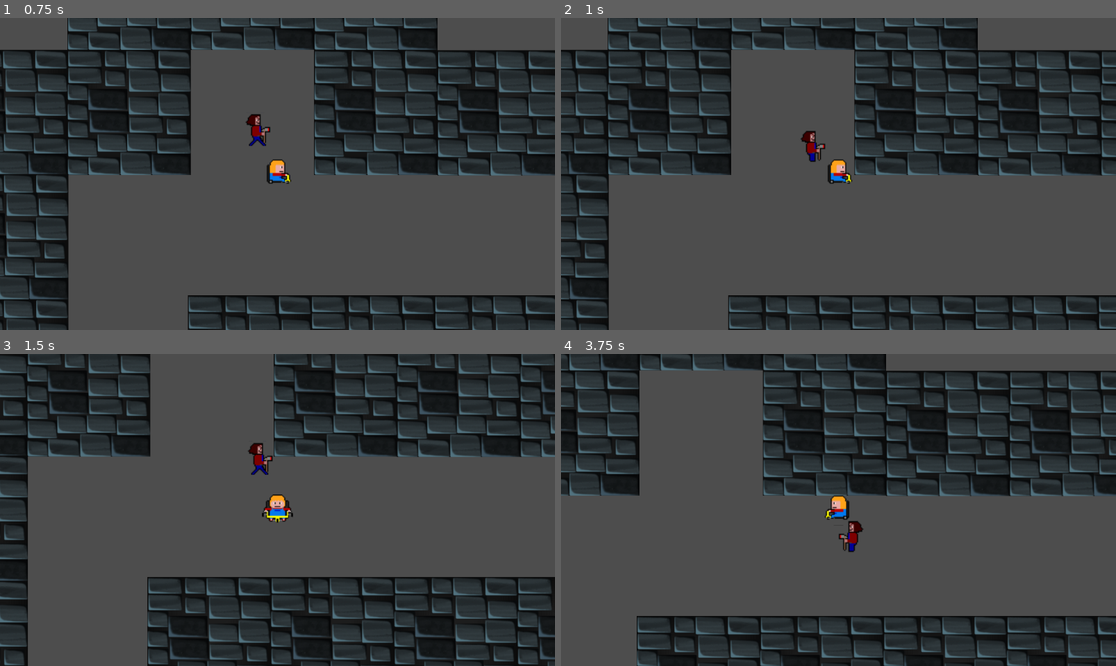
Above: before the commit, frames 1-4 (two rows, left to right).
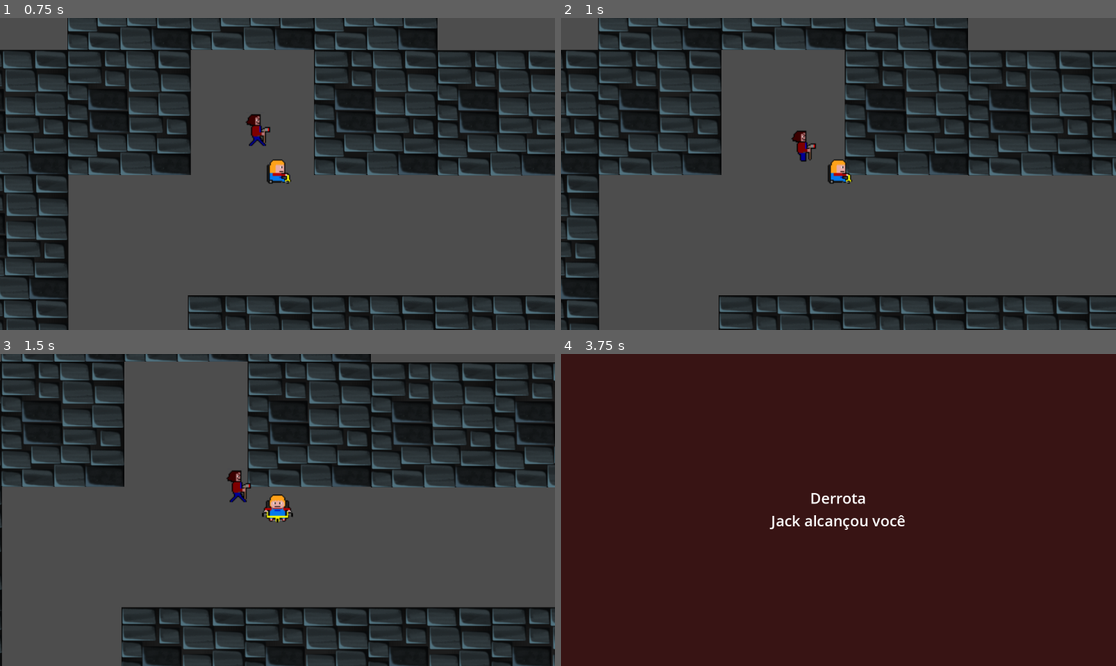
Above: after the commit, the same moments.

Repository: Balejante/Overlook
Game: Godot game, scene res://Game/Game.tscn
The game is run twice, just before and just after one commit, with the same random seed, the same clock (stepped at 60 frames per second) and the same inputs.
Inputs:
- Up to frame 1 (0.75 s): tap Enter (ui_accept) at 0.5 s; hold Right (right) from 0.53 s (still down)
- Up to frame 2 (1 s): keep holding Right (right); tap Enter (ui_accept) at 0.77 s
- Up to frame 3 (1.5 s): release Right (right) at 1.28 s; hold Down (down) from 1.28 s (still down)
- Up to frame 4 (3.75 s): tap Enter (ui_accept) at 1.52, 3.02 s; release Down (down) at 2.03 s; hold Right (right) 2.03-2.78 s; hold Up (ui_up) 2.78-3.53 s; hold A (left) from 3.53 s (still down)

Frame 1 is identical in both runs. In frame 2, 15% of the frame differs, in the area x 0-100%, y 0-100%; in frame 3, 39%; in frame 4, 95%.

Commit message:
enemy collision

Diff:
--- a/Game/AnimPlayer.gd
+++ b/Game/AnimPlayer.gd
@@ -39,3 +39,8 @@
 		#velocity = velocity.bounce(collision_info.get_normal())
 		move_and_collide(velocity * delta * 10)
 	#move_and_slide()
+
+
+func _on_area_2d_area_entered(area: Area2D) -> void:
+	if area.is_in_group("enemy"):
+		get_tree().change_scene_to_file("res://Game/derrota.tscn")
--- a/Game/Game.tscn
+++ b/Game/Game.tscn
@@ -8,6 +8,7 @@
 
 [sub_resource type="GDScript" id="GDScript_3nipx"]
 script/source = "extends Node2D
+
 var player : CharacterBody2D
 
 #@onready var navigation_agent = $NavigationAgent2D
@@ -17,6 +18,7 @@
 
 func _physics_process(delta):
 	player = $AnimPlayer
+	#enemy = $enemy
 	if player.position.y > 2300:
 		get_tree().change_scene_to_file(\"res://Game/vitoria.tscn\")
 "
@@ -29,9 +31,6 @@
 
 [sub_resource type="RectangleShape2D" id="RectangleShape2D_3xbqo"]
 size = Vector2(255, 256)
-
-[sub_resource type="RectangleShape2D" id="RectangleShape2D_0ynyl"]
-size = Vector2(43, 59)
 
 [sub_resource type="AtlasTexture" id="AtlasTexture_q733q"]
 atlas = ExtResource("6_wxqc4")
@@ -168,6 +167,9 @@
 "speed": 5.0
 }]
 
+[sub_resource type="RectangleShape2D" id="RectangleShape2D_0ynyl"]
+size = Vector2(43, 59)
+
 [sub_resource type="AtlasTexture" id="AtlasTexture_dndj5"]
 atlas = ExtResource("2_cf01c")
 region = Rect2(0, 0, 32, 32)
@@ -953,11 +955,6 @@
 character_to_chase = NodePath("../AnimPlayer")
 metadata/_edit_group_ = true
 
-[node name="CollisionShape2D" type="CollisionShape2D" parent="enemy"]
-position = Vector2(0.5, 0.5)
-shape = SubResource("RectangleShape2D_0ynyl")
-metadata/_edit_group_ = true
-
 [node name="NavigationAgent2D" type="NavigationAgent2D" parent="enemy"]
 
 [node name="enemySprite" type="AnimatedSprite2D" parent="enemy"]
@@ -966,6 +963,16 @@
 animation = &"down"
 metadata/_edit_group_ = true
 
+[node name="Area2D" type="Area2D" parent="enemy" groups=["enemy"]]
+position = Vector2(5, 101)
+scale = Vector2(1, 1.01567)
+
+[node name="CollisionShape2D" type="CollisionShape2D" parent="enemy/Area2D"]
+position = Vector2(-4.5, -98.9495)
+scale = Vector2(1, 0.984572)
+shape = SubResource("RectangleShape2D_0ynyl")
+metadata/_edit_group_ = true
+
 [node name="AnimPlayer" type="CharacterBody2D" parent="."]
 position = Vector2(2, 123)
 collision_layer = 2
@@ -977,8 +984,12 @@
 sprite_frames = SubResource("SpriteFrames_24ayn")
 animation = &"down"
 
-[node name="CollisionShape2D" type="CollisionShape2D" parent="AnimPlayer"]
+[node name="Camera2D" type="Camera2D" parent="AnimPlayer"]
+
+[node name="Area2D" type="Area2D" parent="AnimPlayer" groups=["player"]]
+
+[node name="CollisionShape2D" type="CollisionShape2D" parent="AnimPlayer/Area2D"]
 scale = Vector2(2.04373, 2.0575)
 shape = SubResource("RectangleShape2D_ch1bi")
 
-[node name="Camera2D" type="Camera2D" parent="AnimPlayer"]
+[connection signal="area_entered" from="AnimPlayer/Area2D" to="AnimPlayer" method="_on_area_2d_area_entered"]
--- /dev/null
+++ b/Game/derrota.tscn
@@ -0,0 +1,31 @@
+[gd_scene format=3 uid="uid://vt4onky4s6ss"]
+
+[node name="Control" type="Control"]
+layout_mode = 3
+anchors_preset = 15
+anchor_right = 1.0
+anchor_bottom = 1.0
+grow_horizontal = 2
+grow_vertical = 2
+
+[node name="ColorRect" type="ColorRect" parent="."]
+layout_mode = 0
+offset_right = 1154.0
+offset_bottom = 648.0
+color = Color(0.219608, 0.0784314, 0.0784314, 1)
+
+[node name="CenterContainer" type="CenterContainer" parent="."]
+layout_mode = 0
+offset_right = 1152.0
+offset_bottom = 646.0
+
+[node name="VBoxContainer" type="VBoxContainer" parent="CenterContainer"]
+layout_mode = 2
+
+[node name="Label" type="Label" parent="CenterContainer/VBoxContainer"]
+layout_mode = 2
+theme_override_font_sizes/font_size = 31
+text = "Derrota
+Jack alcançou você"
+horizontal_alignment = 1
+vertical_alignment = 1
